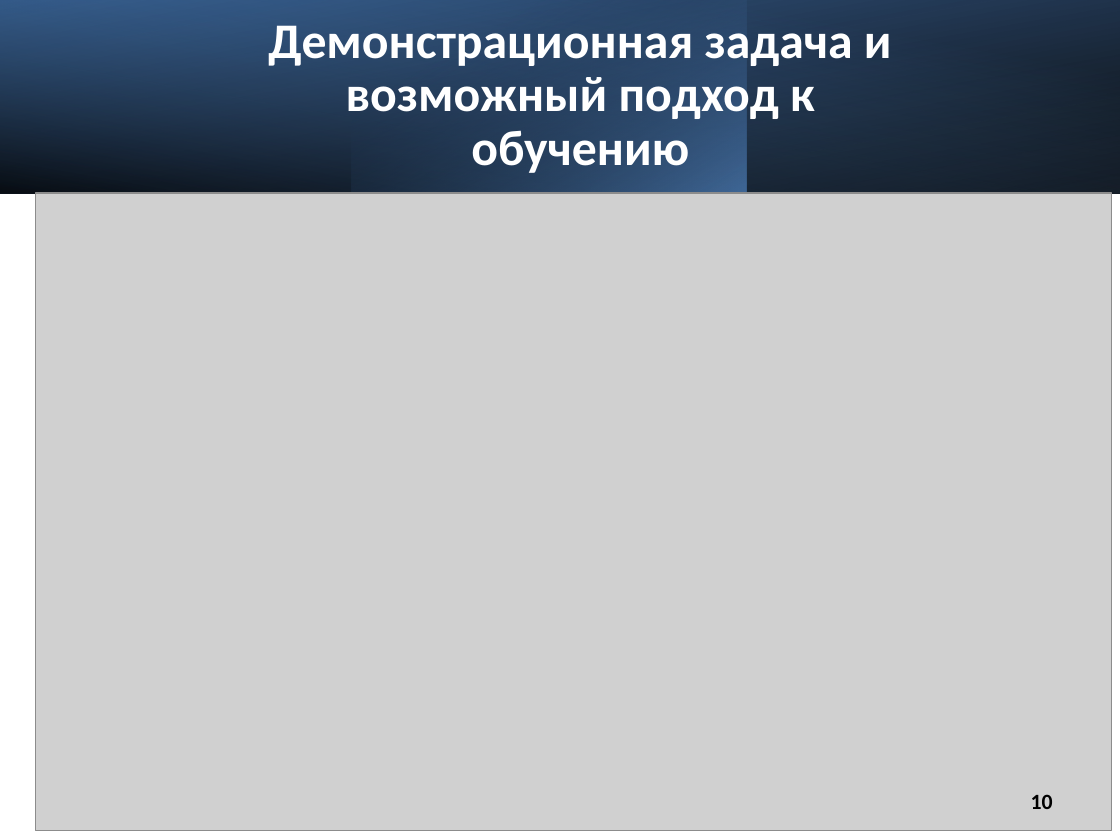
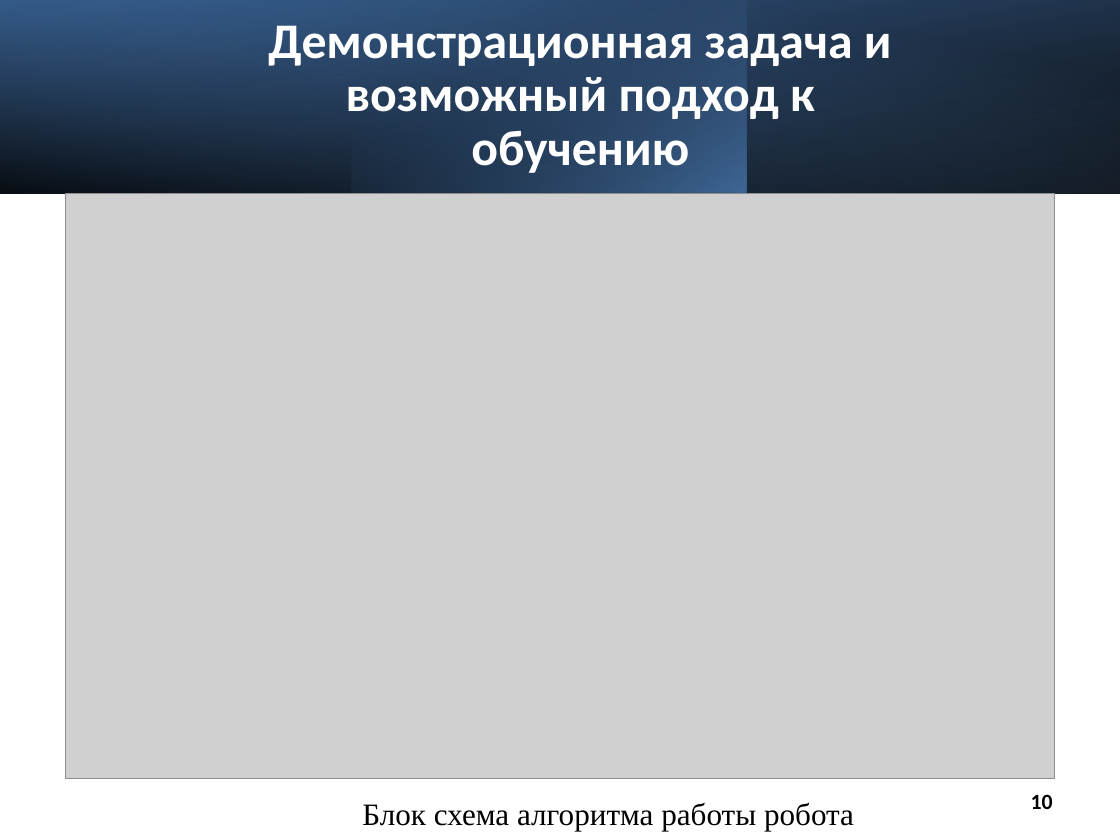
Before and after one commit to buigbvns/diplom, a slide deck: slide 10 of презентации/мобильная платформа.pptx. Drawn at 1120x840 pixels with LibreOffice and Linux fonts; fonts in the diff are those of the drawing; grey boxes stand for pictures. Boxes give left, top, right and bottom in pixels: in the first picture for what was removed or moved away, otherwise in the second. Text is boxed around its words. In the diff, an @@ line names an element or a change of style, - is before the commit and + after.

```diff
--- a/презентации/мобильная платформа.pptx
+++ b/презентации/мобильная платформа.pptx
@@ picture resized from (x1=36, y1=193, x2=1112, y2=830) to (x1=66, y1=193, x2=1054, y2=778) @@
@@ text added at (x1=362, y1=802, x2=854, y2=831), 20 pt, text #000000 @@
+Блок схема алгоритма работы робота
```
Also in this commit, not shown: 3 other slides changed, 1 other file.
